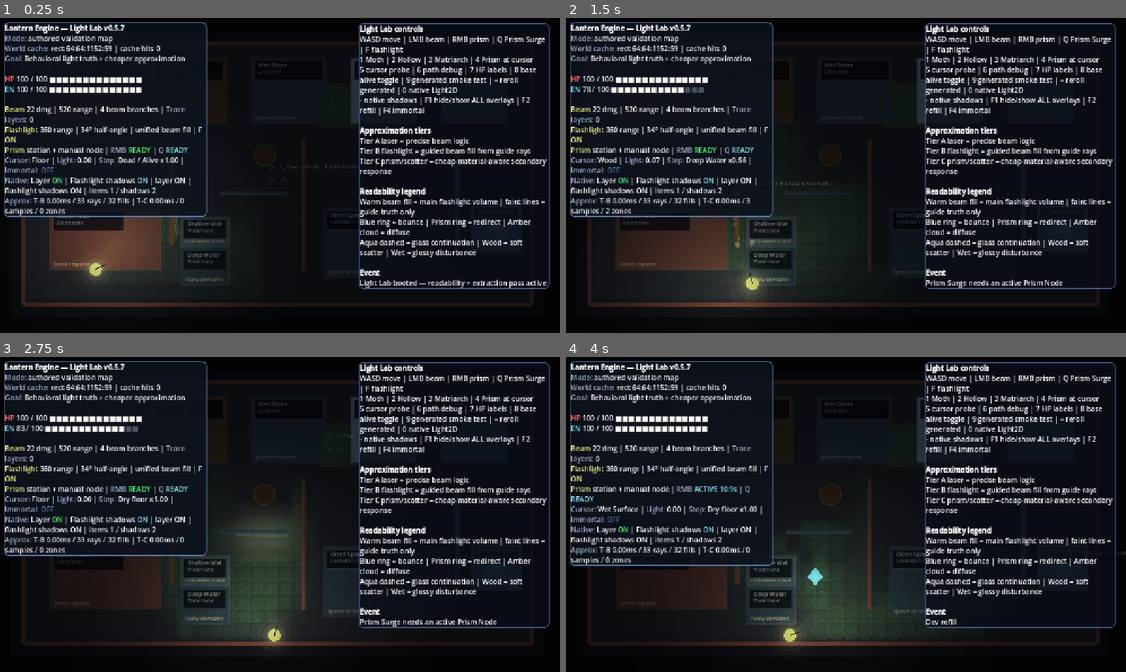
Above: before the commit, frames 1-4 (two rows, left to right).
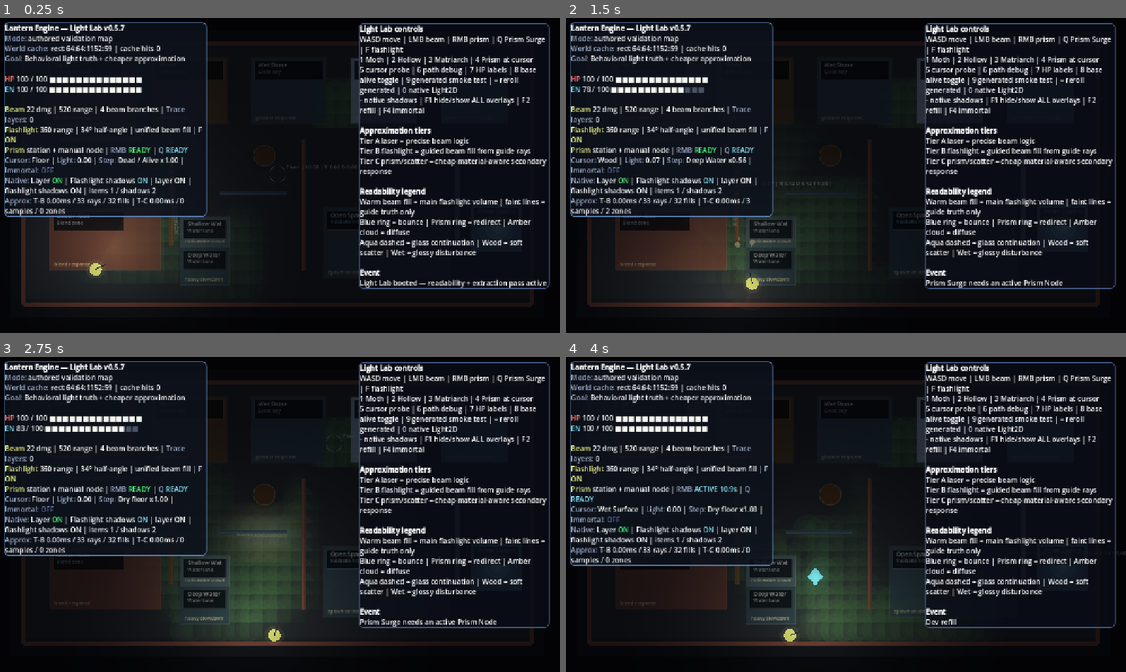
Above: after the commit, the same moments.

Repository: Nopppa/lantern-engine
Game: Godot game, scene res://scenes/main.tscn
The game is run twice, just before and just after one commit, with the same random seed, the same clock (stepped at 60 frames per second) and the same inputs.
Inputs (mouse positions are in pixels of both pictures, inside the frame that each line leads up to):
- Up to frame 1 (0.25 s): no input
- Up to frame 2 (1.5 s): tap Enter (ui_accept) at 0.5, 0.77 s; move the mouse to (969, 159) at 0.52 s; hold D (move_right) 0.53-1.28 s; click (969, 159) at 0.6 s; move the mouse to (728, 191) at 1.27 s; hold S (move_down) from 1.28 s (still down); tap Q (cast_prism_surge) at 1.35 s
- Up to frame 3 (2.75 s): tap Enter (ui_accept) at 1.52 s; move the mouse to (336, 442) at 2.02 s; release S (move_down) at 2.03 s; hold D (move_right) from 2.03 s (still down); tap E (interact) at 2.1 s
- Up to frame 4 (4 s): move the mouse to (818, 577) at 2.77 s; release D (move_right) at 2.78 s; hold R (grant_upgrade) 2.78-3.53 s; right-click (818, 577) at 2.85 s; tap Enter (ui_accept) at 3.02, 3.77 s; move the mouse to (1014, 561) at 3.52 s; hold A (move_left) from 3.53 s (still down); tap Q (quick_refill) at 3.6 s

The runs differ from the first frame. In frame 1, less than 0.1% of the frame differs, in the area x 15-20%, y 76-84%; in frame 2, 0.1%; in frame 3, 0.1%; in frame 4, 0.2%, in the area x 38-53%, y 65-93%.

Commit message:
feat: visual lighting separation — smooth restoration, emissive prism, continuous beam
Goals addressed:
1. Player local gameplay-light blobs no longer directly visible in final scene
   - Removed multi-ring concentric circles that exposed internal blob sampling
   - Single subtle glow ring + NativeLightPresentation handles ambient
2. Restoration/alive mask is now visually smooth and continuous
   - Increased circle overlap radius from 0.72 to 1.15 cell-size
   - Added 3-layer gradient for organic seamless blending
   - No grid artifacts or cell boundary visibility
3. Prism is now visibly emissive in the world
   - Multi-layer bright glow with white core on both stations and placed prisms
   - Applied consistently in both LightLabScene and RunScene
4. Flashlight beam remains continuous after mirror/glass
   - Transmit/reflect segments use ultra-wide 5-layer gradient (up to 36px)
   - Creates smooth unified cone appearance across material boundaries
   - Applied to both flashlight and prism beam traces

Architecture preserved:
- Gameplay light (LightField) unchanged — still coarse internal sampling
- No new per-pixel logic or ray count increases
- Presentation-only changes in _draw() functions
- NativeLightPresentation and LightFieldPresentation unchanged

Version: 0.6.4

Diff:
--- a/scripts/light_lab_scene.gd
+++ b/scripts/light_lab_scene.gd
@@ -860,13 +860,14 @@
 		var alive_color := Color(0.28, 0.46, 0.31, 1.0)
 		draw_rect(rect, dead_color, true)
 		if blend > 0.01:
-			# Soft circular overlay instead of hard square — cells overlap neighbors,
-			# hiding the grid seams and making restoration look organic.
+			# Ultra-smooth restoration mask: much larger radius for seamless blending across cells
+			# Eliminates grid artifacts by making neighboring cell circles merge smoothly
 			var center: Vector2 = rect.get_center()
-			var r: float = CELL_SIZE * 0.72  # radius > half-cell so circles overlap
-			draw_circle(center, r, Color(alive_color.r, alive_color.g, alive_color.b, blend * 0.82))
-			# Inner brighter core gives depth to the restoration effect
-			draw_circle(center, r * 0.44, Color(alive_color.r * 1.12, alive_color.g * 1.12, alive_color.b * 1.08, blend * 0.38))
+			var r: float = CELL_SIZE * 1.15  # Large overlap radius for continuous field
+			draw_circle(center, r, Color(alive_color.r, alive_color.g, alive_color.b, blend * 0.55))
+			# Multi-layer soft gradient for organic depth
+			draw_circle(center, r * 0.68, Color(alive_color.r * 1.08, alive_color.g * 1.08, alive_color.b * 1.05, blend * 0.35))
+			draw_circle(center, r * 0.38, Color(alive_color.r * 1.15, alive_color.g * 1.15, alive_color.b * 1.10, blend * 0.25))
 	for patch: Dictionary in _light_world_patches():
 		var mat := LightMaterials.get_definition(patch["material_id"])
 		var patch_color := Color(mat["color"].r, mat["color"].g, mat["color"].b, 0.82)
@@ -898,8 +899,14 @@
 	for prism_entity: Dictionary in _light_world_prism_entities():
 		if String(prism_entity.get("kind", "")) != "prism_station":
 			continue
-		draw_circle(prism_entity["pos"], 26.0, Color(PRISM_COLOR.r, PRISM_COLOR.g, PRISM_COLOR.b, 0.18))
-		draw_arc(prism_entity["pos"], 26.0, 0.0, TAU, 24, PRISM_COLOR, 3.0)
+		var prism_pos: Vector2 = prism_entity["pos"]
+		# Prism is a visible light emitter: bright multi-layer glow
+		draw_circle(prism_pos, 52.0, Color(PRISM_COLOR.r, PRISM_COLOR.g, PRISM_COLOR.b, 0.12))
+		draw_circle(prism_pos, 38.0, Color(PRISM_COLOR.r, PRISM_COLOR.g, PRISM_COLOR.b, 0.28))
+		draw_circle(prism_pos, 26.0, Color(PRISM_COLOR.r * 1.1, PRISM_COLOR.g * 1.05, PRISM_COLOR.b, 0.65))
+		draw_arc(prism_pos, 26.0, 0.0, TAU, 24, Color(PRISM_COLOR.r * 1.2, PRISM_COLOR.g * 1.15, PRISM_COLOR.b * 1.1, 0.95), 3.5)
+		# Bright core to emphasize emission
+		draw_circle(prism_pos, 16.0, Color(1.0, 1.0, 1.0, 0.45))
 	for patch: Dictionary in _light_world_patches():
 		_draw_sign_patch(patch)
 	_draw_flashlight_trace()
@@ -916,11 +923,9 @@
 		draw_circle(enemy["node"].position, enemy["radius"], color)
 		if hp_overhead_enabled and not ui_overlays_hidden:
 			draw_string(ThemeDB.fallback_font, enemy["node"].position + Vector2(-28, -24), "%d/%d" % [int(ceil(float(enemy["hp"]))), int(ceil(float(enemy.get("max_hp", enemy["hp"]))))], HORIZONTAL_ALIGNMENT_LEFT, -1, 12, Color(1,1,1,0.9))
-	# Soft multi-layer player glow — no hard circle boundary
-	draw_circle(player_pos, PLAYER_RADIUS + 40.0, Color(1.0, 0.95, 0.72, 0.028))
-	draw_circle(player_pos, PLAYER_RADIUS + 24.0, Color(1.0, 0.95, 0.72, 0.055))
-	draw_circle(player_pos, PLAYER_RADIUS + 12.0, Color(1.0, 0.95, 0.72, 0.10))
-	draw_circle(player_pos, PLAYER_RADIUS + 4.0,  Color(1.0, 0.96, 0.78, 0.18))
+	# Player visual indicator — single smooth glow, not exposing internal gameplay-light blob structure
+	# Native light presentation (PointLight2D) now handles local ambient lighting
+	draw_circle(player_pos, PLAYER_RADIUS + 8.0, Color(1.0, 0.96, 0.78, 0.08))
 	draw_circle(player_pos, PLAYER_RADIUS,         Color("f1fa8c"))
 	draw_line(player_pos, player_pos + facing * 26.0, Color(0.14, 0.18, 0.24, 1.0), 2.0)
 	if cursor_probe_enabled and not ui_overlays_hidden and ARENA_RECT.has_point(get_global_mouse_position()):
@@ -975,12 +980,14 @@
 			tint = Color(0.78, 0.96, 1.0, 1.0)
 			width = 2.6
 		var is_primary := kind == "primary"
-		# Transmit/reflect segments use wide soft glow (no dashed pattern — dashes created stripe bands)
+		# Transmit/reflect segments use ultra-wide soft glow for continuous unified beam appearance
 		if kind == "transmit" or kind == "reflect":
-			draw_line(a, b, Color(tint.r, tint.g, tint.b, 0.05 * intensity), 22.0)
-			draw_line(a, b, Color(tint.r, tint.g, tint.b, 0.12 * intensity), 12.0)
-			draw_line(a, b, Color(tint.r, tint.g, tint.b, 0.42 * intensity), 4.0)
-			draw_line(a, b, Color(1.0, 1.0, 1.0, 0.28 * intensity), 1.5)
+			# Extra-wide outer glow creates smooth cone continuation across material boundaries
+			draw_line(a, b, Color(tint.r, tint.g, tint.b, 0.03 * intensity), 36.0)
+			draw_line(a, b, Color(tint.r, tint.g, tint.b, 0.08 * intensity), 24.0)
+			draw_line(a, b, Color(tint.r, tint.g, tint.b, 0.18 * intensity), 14.0)
+			draw_line(a, b, Color(tint.r, tint.g, tint.b, 0.38 * intensity), 6.0)
+			draw_line(a, b, Color(1.0, 1.0, 1.0, 0.24 * intensity), 2.0)
 		else:
 			draw_line(a, b, Color(tint.r, tint.g, tint.b, (0.035 if is_primary else 0.07) * intensity), 10.0 if is_primary else 12.0)
 			draw_line(a, b, Color(tint.r, tint.g, tint.b, (0.08 if is_primary else 0.18) * intensity), 5.5 if is_primary else 7.0)
@@ -1037,10 +1044,12 @@
 			width = 2.2
 		var is_primary := kind == "primary"
 		if kind == "transmit" or kind == "reflect":
-			draw_line(a, b, Color(tint.r, tint.g, tint.b, 0.045 * intensity), 20.0)
-			draw_line(a, b, Color(tint.r, tint.g, tint.b, 0.11 * intensity), 10.0)
-			draw_line(a, b, Color(tint.r, tint.g, tint.b, 0.40 * intensity), 3.5)
-			draw_line(a, b, Color(1.0, 1.0, 1.0, 0.26 * intensity), 1.4)
+			# Ultra-wide smooth prism beam continuation after glass/mirror
+			draw_line(a, b, Color(tint.r, tint.g, tint.b, 0.025 * intensity), 34.0)
+			draw_line(a, b, Color(tint.r, tint.g, tint.b, 0.07 * intensity), 22.0)
+			draw_line(a, b, Color(tint.r, tint.g, tint.b, 0.16 * intensity), 12.0)
+			draw_line(a, b, Color(tint.r, tint.g, tint.b, 0.35 * intensity), 5.5)
+			draw_line(a, b, Color(1.0, 1.0, 1.0, 0.22 * intensity), 1.8)
 		else:
 			draw_line(a, b, Color(tint.r, tint.g, tint.b, (0.028 if is_primary else 0.06) * intensity), 9.0 if is_primary else 10.0)
 			draw_line(a, b, Color(tint.r, tint.g, tint.b, (0.07 if is_primary else 0.16) * intensity), 4.8 if is_primary else 6.0)
--- a/scripts/run_scene.gd
+++ b/scripts/run_scene.gd
@@ -648,14 +648,16 @@
 	draw_rect(Rect2(ARENA_RECT.position + Vector2(720, 320), Vector2(160, 150)), Color(0.18, 0.21, 0.28, 0.18), true)
 	if prism_node:
 		var pulse := 0.78 + 0.22 * sin(Time.get_ticks_msec() / 160.0)
-		draw_circle(prism_node.position, 56.0, Color(PRISM_COLOR.r, PRISM_COLOR.g, PRISM_COLOR.b, 0.04 * pulse))
-		draw_circle(prism_node.position, 40.0, Color(PRISM_COLOR.r, PRISM_COLOR.g, PRISM_COLOR.b, 0.08 * pulse))
-		draw_arc(prism_node.position, 26.0, 0.0, TAU, 40, Color(PRISM_COLOR.r, PRISM_COLOR.g, PRISM_COLOR.b, 0.85), 3.0)
-		draw_arc(prism_node.position, 18.0, 0.0, TAU, 32, Color(1.0, 1.0, 1.0, 0.45), 1.5)
-		draw_line(prism_node.position + Vector2(-24, 0), prism_node.position + Vector2(24, 0), Color(1.0, 1.0, 1.0, 0.16), 2.0)
-		draw_line(prism_node.position + Vector2(0, -24), prism_node.position + Vector2(0, 24), Color(1.0, 1.0, 1.0, 0.16), 2.0)
-		draw_circle(prism_node.position, current_prism_radius(), Color(PRISM_COLOR.r, PRISM_COLOR.g, PRISM_COLOR.b, 0.08))
-		draw_circle(prism_node.position, prism_surge_radius, Color(0.62, 0.94, 1.0, 0.035 if prism_surge_timer <= 0.0 else 0.02))
+		# Prism is a visible light emitter: bright multi-layer glow
+		draw_circle(prism_node.position, 56.0, Color(PRISM_COLOR.r, PRISM_COLOR.g, PRISM_COLOR.b, 0.10 * pulse))
+		draw_circle(prism_node.position, 40.0, Color(PRISM_COLOR.r, PRISM_COLOR.g, PRISM_COLOR.b, 0.25 * pulse))
+		draw_circle(prism_node.position, 26.0, Color(PRISM_COLOR.r * 1.1, PRISM_COLOR.g * 1.05, PRISM_COLOR.b, 0.62))
+		draw_arc(prism_node.position, 26.0, 0.0, TAU, 40, Color(PRISM_COLOR.r * 1.2, PRISM_COLOR.g * 1.15, PRISM_COLOR.b * 1.1, 0.92), 3.5)
+		draw_circle(prism_node.position, 16.0, Color(1.0, 1.0, 1.0, 0.42))
+		draw_line(prism_node.position + Vector2(-24, 0), prism_node.position + Vector2(24, 0), Color(1.0, 1.0, 1.0, 0.24), 2.0)
+		draw_line(prism_node.position + Vector2(0, -24), prism_node.position + Vector2(0, 24), Color(1.0, 1.0, 1.0, 0.24), 2.0)
+		draw_circle(prism_node.position, current_prism_radius(), Color(PRISM_COLOR.r, PRISM_COLOR.g, PRISM_COLOR.b, 0.12))
+		draw_circle(prism_node.position, prism_surge_radius, Color(0.62, 0.94, 1.0, 0.045 if prism_surge_timer <= 0.0 else 0.025))
 	# Flashlight / prism visible fields are rendered by LightFieldPresentation (GPU polygons + native light nodes).
 
 	for projectile: Dictionary in boss_projectiles:
Not shown, added: concept_art/base_pose.png.import
Not shown, added: concept_art/cavern_entrance.png.import
Not shown, added: concept_art/city_facade.png.import
Not shown, added: concept_art/dashing_or_sprinting.png.import
Not shown, added: concept_art/downed.png.import
Not shown, added: concept_art/dungeon_crawl.png.import
Not shown, added: concept_art/dungeon_crawl_city.png.import
Not shown, added: concept_art/dungeon_crawl_nature.png.import
Not shown, added: concept_art/encounter.png.import
Not shown, added: concept_art/explanations.txt
Not shown, added: concept_art/flickering.png.import
Not shown, added: concept_art/forest_ruin.png.import
(and 35 more such lines)
